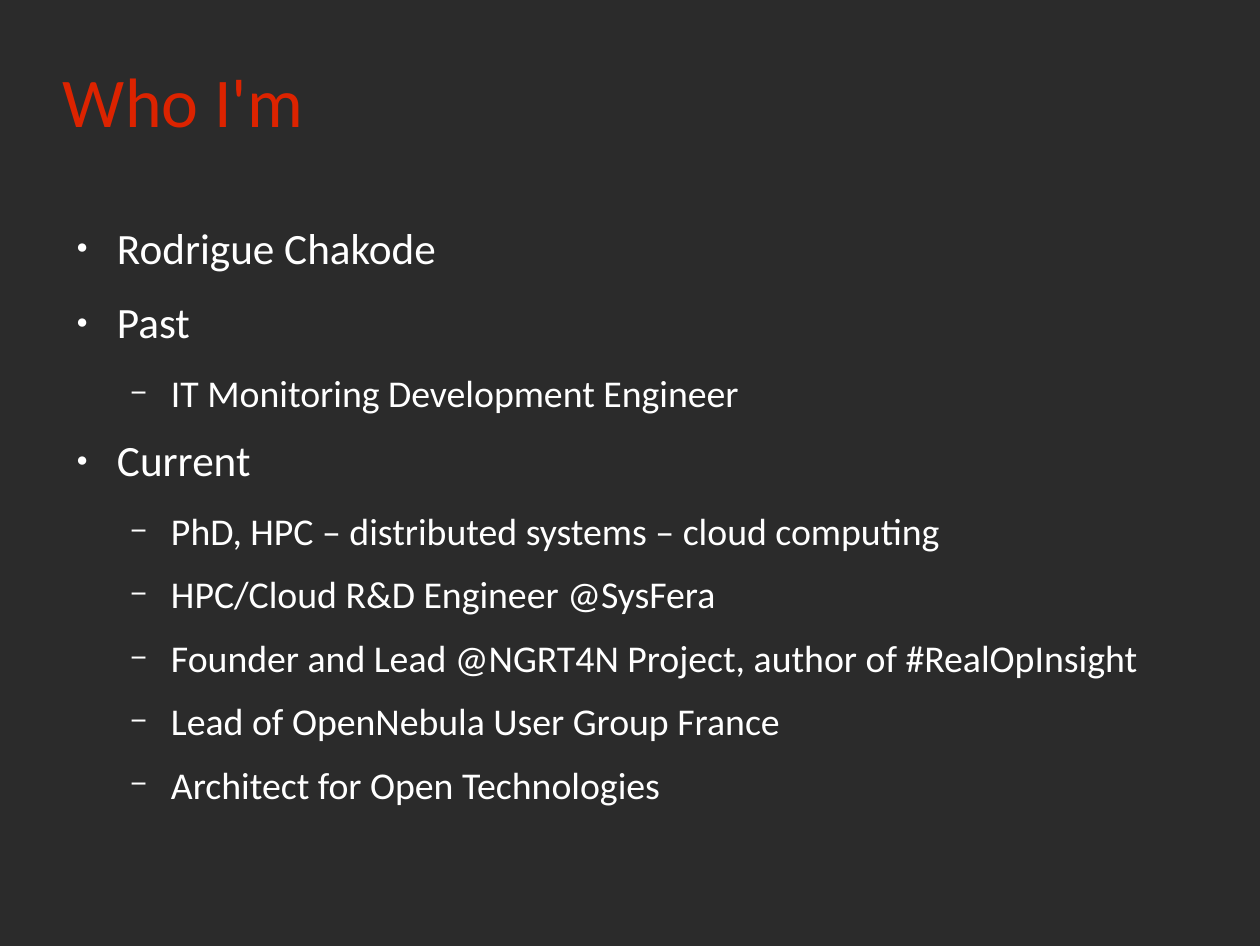
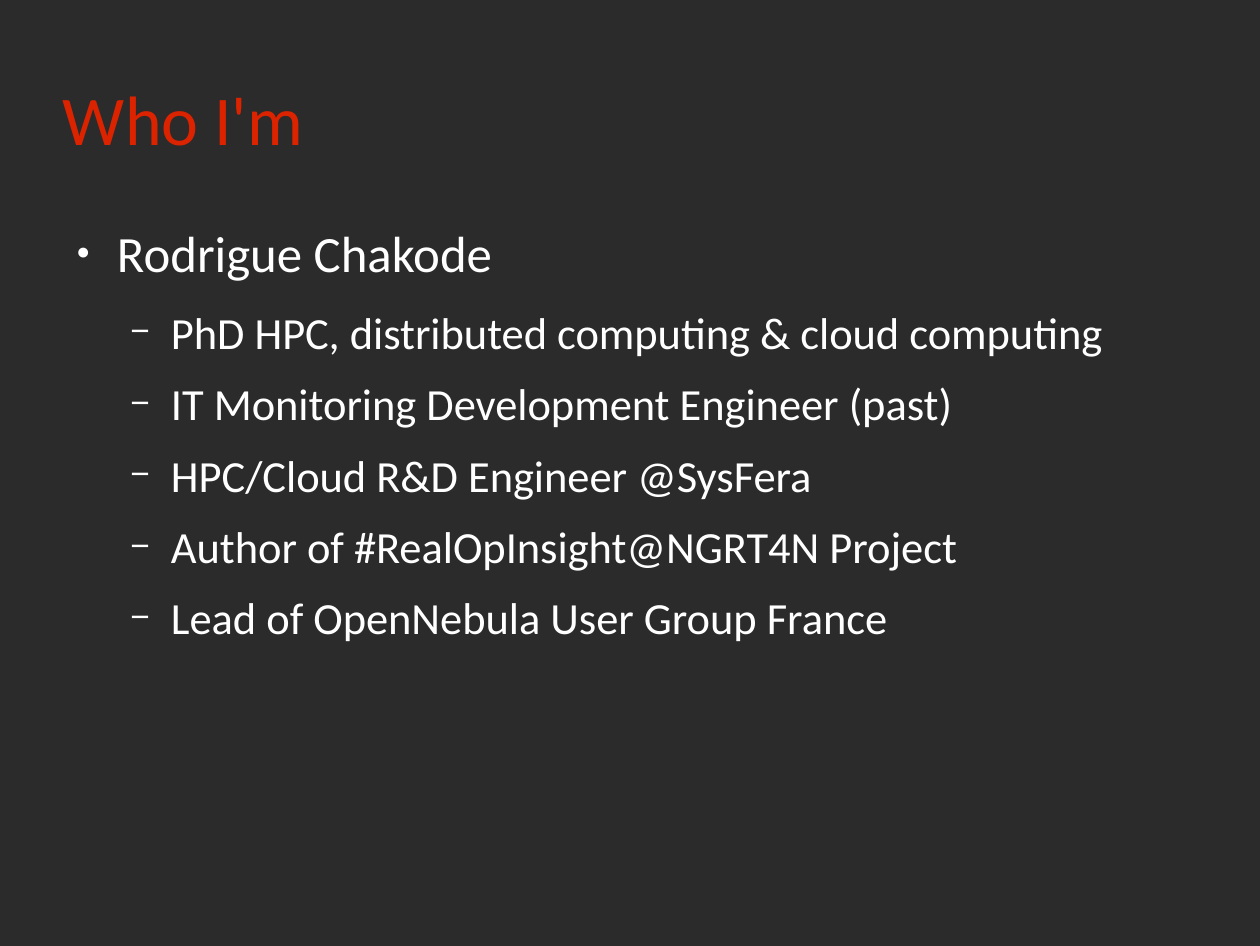
Before and after one commit to rchakode/realopinsight, a slide deck: slide 2 of doc/talks/rmll-2013.odp. Drawn at 1260x946 pixels with LibreOffice and Linux fonts; fonts in the diff are those of the drawing; background and template pictures are left out; a plain dark background stands for a picture behind light text. Boxes give left, top, right and bottom in pixels: in the first picture for what was removed or moved away, otherwise in the second. Text is boxed around its words. In the diff, an @@ line names an element or a change of style, - is before the commit and + after.

Commit message:
updated slide theme

```diff
--- a/doc/talks/rmll-2013.odp
+++ b/doc/talks/rmll-2013.odp
@@ title "Who I'm": place and size @@
-title "Who I'm" at [63, 78, 303, 128]
+title "Who I'm" at [63, 96, 303, 146]
@@ text at [117, 236, 887, 641]: size 27.2 to 32 pt in "Rodrigue Chakode"; size 23.8 to 28 pt in "HPC/Cloud R&D Engineer @SysFera", "Lead of OpenNebula User Group France" @@
@@ text at [171, 318, 1102, 428]: text changed; size 23.8 to 28 pt @@
-● Past
-  − IT Monitoring Development Engineer
-● Current
-  − PhD, HPC – distributed systems – cloud computing
+  − PhD HPC, distributed computing & cloud computing
+  − IT Monitoring Development Engineer (past)
@@ text at [171, 532, 956, 571]: text changed; size 23.8 to 28 pt @@
-  − Founder and Lead @NGRT4N Project, author of #RealOpInsight
+  − Author of #RealOpInsight@NGRT4N Project
@@ text at [171, 772, 660, 806]: paragraph removed @@
-  − Architect for Open Technologies
```
Also in this commit, not shown: 15 other slides changed, 7 slides added, 4 slides removed, 1 other file.
